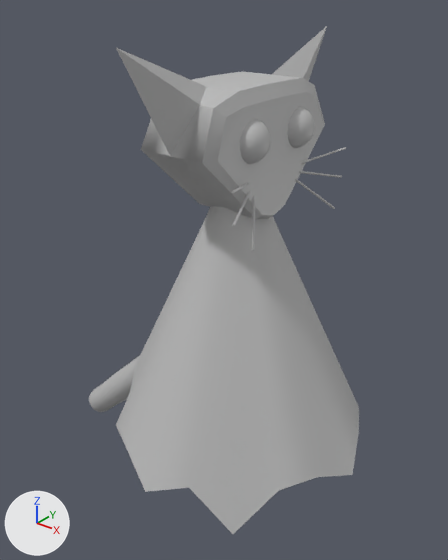
One commit to the FBX model Project/Art/FBX/Mo_Character.fbx: the scene before it, then after it.
Both versions are drawn from a 50 mm camera at (0.498, -0.658, 0.806) aimed at (-0.05, 0.028, 0.381). Lighting does not change. The marker at lower left points along +X, +Y and +Z. Where no turn or scale is listed for an object, it has been applied to the vertices.

Before the edit, the objects in view are built like this:
```python
ob_pcube1 = bpy.data.objects.new('pCube1', me_mesh_004)
ob_pcube1.location = (0.0, 0.0, 0.629)
ob_pcylinder1 = bpy.data.objects.new('pCylinder1', me_mesh_003)
ob_pcylinder1.location = (0.021, 0.0, 0.326)
ob_pcylinder2 = bpy.data.objects.new('pCylinder2', me_mesh)
ob_pcylinder2.location = (-0.161, 0.0, 0.208)
ob_pcylinder4 = bpy.data.objects.new('pCylinder4', me_mesh_009)
ob_pcylinder4.location = (0.054, 0.053, 0.569)
ob_pcylinder5 = bpy.data.objects.new('pCylinder5', me_mesh_010)
ob_pcylinder5.location = (0.054, 0.046, 0.562)
ob_pcylinder8 = bpy.data.objects.new('pCylinder8', me_mesh_007)
ob_pcylinder8.location = (0.054, -0.042, 0.562)
ob_psphere1 = bpy.data.objects.new('pSphere1', me_mesh_002)
ob_psphere1.location = (0.051, 0.051, 0.629)
ob_psphere2 = bpy.data.objects.new('pSphere2', me_mesh_001)
ob_psphere2.location = (0.051, -0.051, 0.629)
```
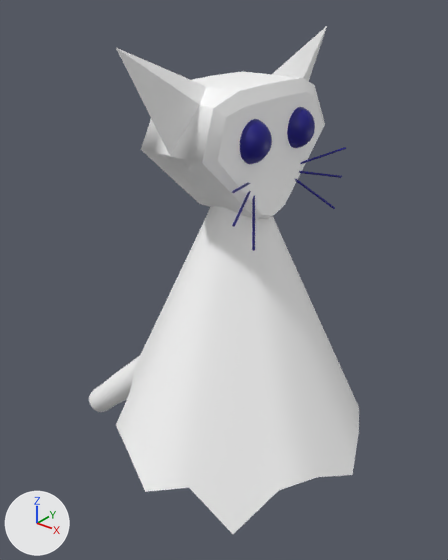
What differs and where, as boxes [x1, y1, x2, y2] in the pictures (448 x 560 px):
'pCylinder1', recoloured (grey to white): [116, 206, 359, 534] in both
'pCube1', recoloured: [116, 26, 327, 219] in both
'pCylinder2', recoloured (grey to white): [89, 356, 140, 412] in both
'pSphere2', recoloured (grey to blue): [240, 119, 272, 164] in both
'pSphere1', recoloured (grey to blue): [287, 107, 315, 148] in both
'pCylinder8', recoloured (grey to blue): [252, 196, 255, 251] in both
'pCylinder5', recoloured: [295, 179, 335, 209] in both
'pCylinder3', recoloured: [300, 147, 346, 164] in both
'pCylinder6', recoloured: [232, 191, 251, 227] in both
'pCylinder4', recoloured: [299, 171, 342, 178] in both
'pCylinder7', recoloured: [232, 183, 250, 193] in both

What the commit changed:
Material 'lambert1' (mat_lambert1) changes colour from grey #bcbcbc to white #ffffff; in linear values from (0.5, 0.5, 0.5) to (1.0, 1.0, 1.0).
Material 'M_Whiskers' (mat_m_whiskers) is new.
Its base color is (0.0033, 0.0, 0.213) (blue #0b007f).
me_mesh_002 has 158 vertices, 169 faces and spans x -0.027..0.027, y -0.0272..0.0272, z -0.0276..0.0276.
me_mesh_002 no longer uses material mat_lambert1 (grey #bcbcbc).
me_mesh_002 now uses material mat_m_whiskers (blue #0b007f).
me_mesh_001 has 158 vertices, 169 faces and spans x -0.027..0.027, y -0.0272..0.0272, z -0.0276..0.0276.
me_mesh_001 no longer uses material mat_lambert1 (grey #bcbcbc).
me_mesh_001 now uses material mat_m_whiskers (blue #0b007f).
